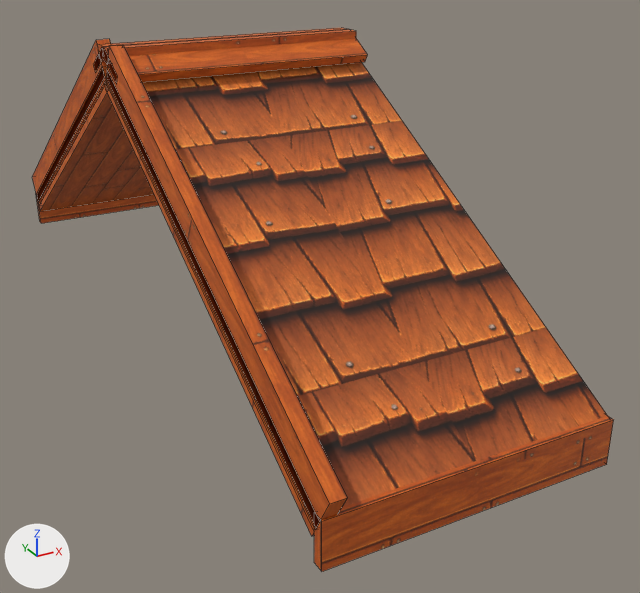
Two versions of the FBX model Assets/Art/PANDANIN/ev parçaları 3/Roof3_SectionEdgeL_1m_NoEave.fbx, one commit apart.
Before and after are seen from a 50 mm camera at (-1.38, -3.18, 1.44) aimed at (0.19, -0.32, 0.01). Every picture has the same lights, and +X, +Y and +Z are marked at lower left. The older version comes first. Mesh edges are drawn as thin lines. Where no turn or scale is listed for an object, it has been applied to the vertices. Vertices at exactly the same position are counted once.

Objects in the first picture: 'Roof3_SectionEdgeL_1m_NoEave'.
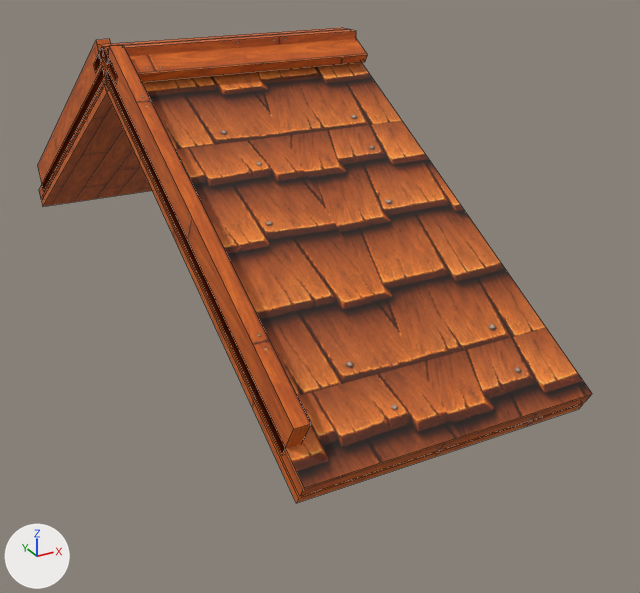
Location of each change, (x1, y1, x2, y2) in pixels of the pictures (640 x 593 px; the box of a moved part takes in the faces that stretch with it):
'Roof3_SectionEdgeL_1m_NoEave', reshaped (12% shorter)
    before: (32, 28, 614, 571)
    after: (38, 28, 592, 503)
part 1 of me_roof3_sectionedgel_1m_noeave, deleted (brown)
    before: (314, 416, 614, 571)
part 2 of me_roof3_sectionedgel_1m_noeave, deleted (brown)
    before: (36, 194, 159, 223)
part 3 of me_roof3_sectionedgel_1m_noeave, moved or reshaped
    before: (151, 188, 607, 536)
    after: (151, 188, 592, 503)
part 4 of me_roof3_sectionedgel_1m_noeave, moved or reshaped
    before: (32, 41, 154, 211)
    after: (38, 41, 152, 207)

Patch to the scene script:
```diff
--- a/Assets/Art/PANDANIN/ev parçaları 3/Roof3_SectionEdgeL_1m_NoEave.fbx.py
+++ b/Assets/Art/PANDANIN/ev parçaları 3/Roof3_SectionEdgeL_1m_NoEave.fbx.py
@@ me_roof3_sectionedgel_1m_noeave @@
 # used by ob_roof3_sectionedgel_1m_noeave; location = (0.0, 0.0, 0.0)
 # verts and faces of me_roof3_sectionedgel_1m_noeave; kept vertices keep their numbers, new ones are numbered from 86
 # before: 0 (-0.5, -1.58, 0.02) at pixel (319, 521), 1 (0.5, -1.58, 0.02), 4 (-0.5, -1.55, -0.02) at pixel (315, 529), 5 (0.5, -1.55, -0.02), 8 (-0.5, -1.55, -0.03) at pixel (314, 531)
 # before: 9 (0.5, -1.55, -0.03), 12 (-0.5, -1.53, -0.05) at pixel (311, 536), 13 (0.5, -1.53, -0.05), 24 (-0.5, -1.56, -0.01) at pixel (316, 528), 25 (-0.5, -1.63, 0.11) at pixel (329, 503)
 # before: 28 (-0.45, -1.56, -0.01), 29 (-0.45, -1.63, 0.11) at pixel (347, 497)
 # before: 32 (-0.5, 1.58, 0.02) at pixel (36, 194), 33 (0.5, 1.58, 0.02), 36 (-0.5, 1.55, -0.02) at pixel (38, 203), 37 (0.5, 1.55, -0.02), 40 (-0.5, 1.55, -0.03) at pixel (38, 205)
 # before: 41 (0.5, 1.55, -0.03), 42 (-0.5, 1.53, -0.05) at pixel (40, 211), 43 (0.5, 1.53, -0.05), 54 (-0.45, 1.56, -0.01), 55 (-0.45, 1.63, 0.11)
 # before: 58 (-0.5, 1.56, -0.01) at pixel (38, 202), 59 (-0.5, 1.63, 0.11) at pixel (32, 177)
-me_roof3_sectionedgel_1m_noeave.from_pydata(...)  # 86 vertices, 66 faces; spans x -0.5..0.5, y -1.63..1.63, z -0.13..1.0
+me_roof3_sectionedgel_1m_noeave.from_pydata(...)  # 70 vertices, 54 faces; spans x -0.5..0.5, y -1.5..1.5, z -0.01..1.0
+# me_roof3_sectionedgel_1m_noeave part 1: the loose piece of 8 vertices spanning x -0.5..0.5, y -1.59..-1.55, z -0.13..0.03 is deleted
+# me_roof3_sectionedgel_1m_noeave part 2: the loose piece of 8 vertices spanning x -0.5..0.5, y 1.55..1.59, z -0.13..0.03 is deleted
+# me_roof3_sectionedgel_1m_noeave part 3
+for i in [0, 1, 4, 5, 8, 9]: verts[i] += (0.0, 0.08, 0.05)
+for i in [24, 25, 28, 29]: verts[i] += (0.0, 0.19, 0.11)
+verts[12] = (-0.5, -1.45, -0.01)  # moved, pixel (296, 503)
+verts[13] = (0.5, -1.45, -0.01)  # moved, pixel (578, 409)
+# me_roof3_sectionedgel_1m_noeave part 4
+for i in [32, 33, 36, 37, 40, 41]: verts[i] += (0.0, -0.08, 0.05)
+for i in [54, 55, 58, 59]: verts[i] += (0.0, -0.19, 0.11)
+verts[42] = (-0.5, 1.45, -0.01)  # moved, pixel (42, 206)
+verts[43] = (0.5, 1.45, -0.01)  # moved
 me_roof3_sectionedgel_1m_noeave.materials.append(mat_ev_sindil)
```
